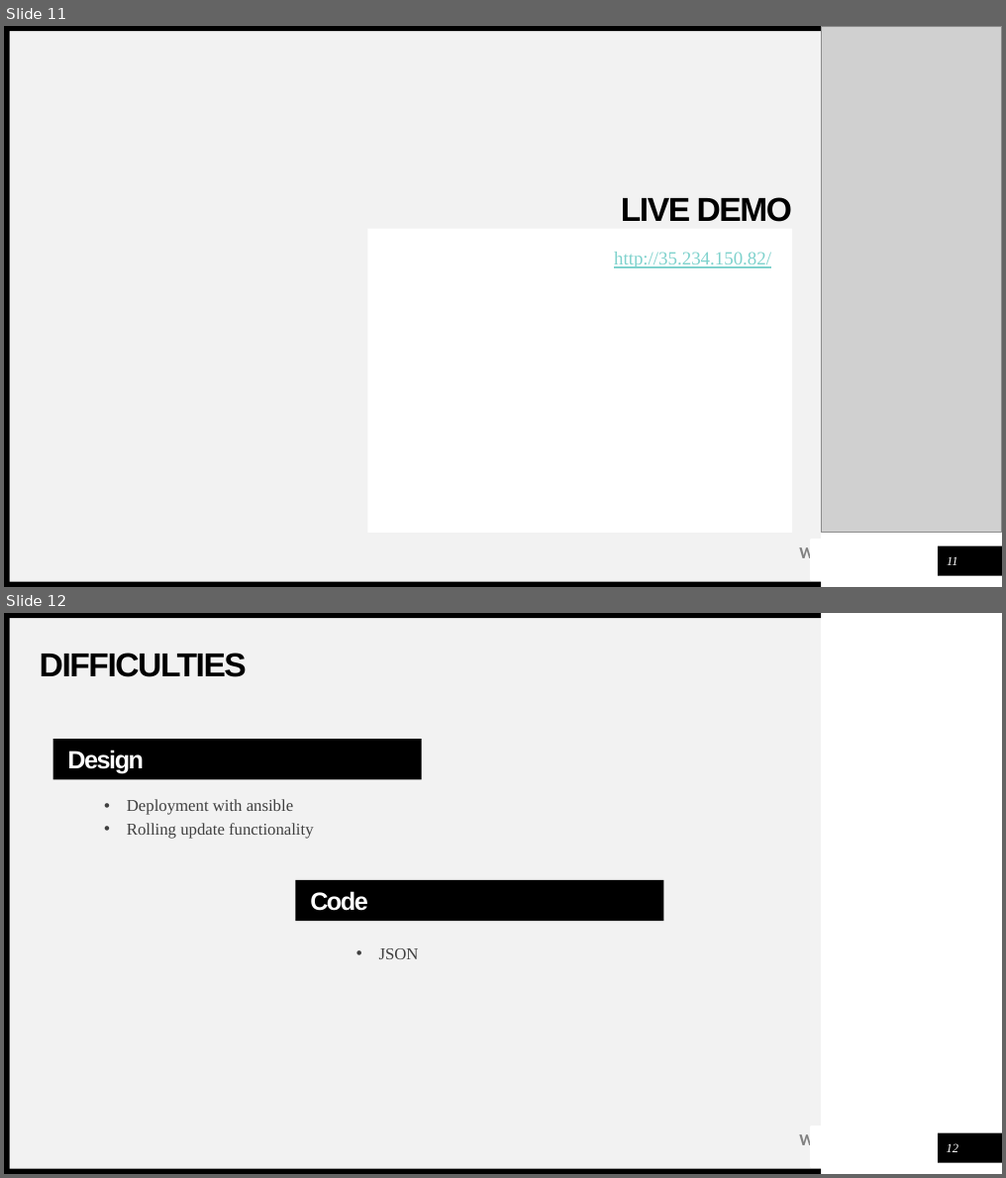
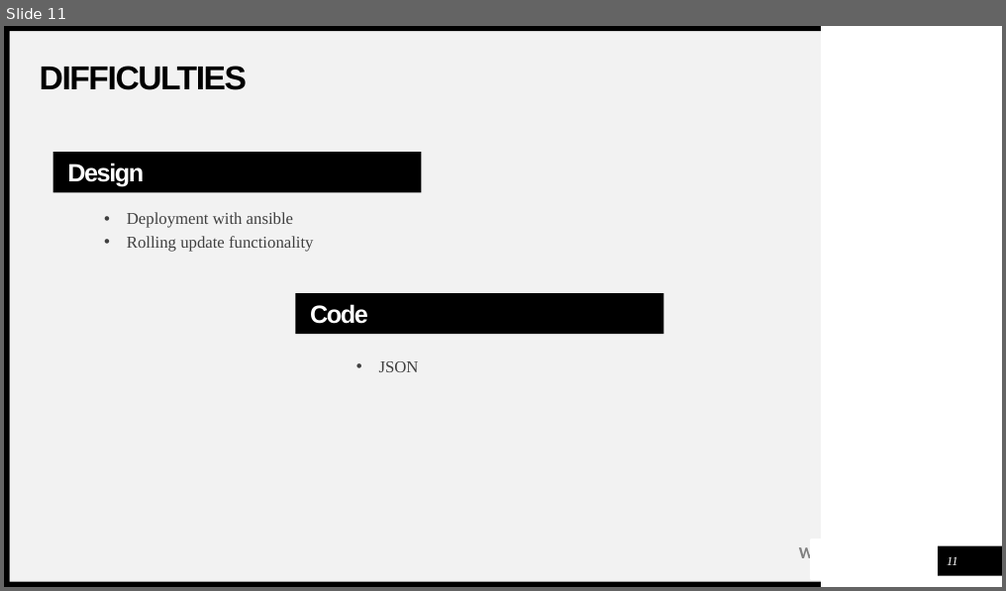
Before and after one commit to Marbul83/PiersProject, a slide deck: Media/DnDPresent.pptx. Shown one above the other, each under a label of ours: slides 11 and 12 before the commit, slide 11 after it. The pictures are 1006x1178 and 1006x591 pixels, drawn with LibreOffice and Linux fonts; fonts in the diff are those of the drawing; grey boxes stand for pictures. Boxes give left, top, right and bottom in pixels: in the first picture for what was removed or moved away, otherwise in the second. Text is boxed around its words. In the diff, an @@ line names an element or a change of style, - is before the commit and + after.

```diff
--- a/Media/DnDPresent.pptx
+++ b/Media/DnDPresent.pptx
@@ slide 11 removed at (x1=4, y1=26, x2=1002, y2=587), background #FFFFFF; not listed: 6 template elements that a slide beside it also shows @@
@@ picture removed at (x1=821, y1=26, x2=1002, y2=533) @@
@@ text removed at (x1=621, y1=197, x2=792, y2=222) @@
-LIVE DEMO
@@ rectangle removed at (x1=368, y1=229, x2=792, y2=533) @@
-http://35.234.150.82/
@@ rectangle removed at (x1=812, y1=541, x2=936, y2=580) @@
@@ page number removed at (x1=946, y1=557, x2=958, y2=566) @@
-11
@@ what was slide 12 is now slide 11 @@
@@ page number at (x1=946, y1=557, x2=958, y2=566): text changed @@
-12
+11
```
Also in this commit, not shown: 2 slides changed, 1 slide added, 1 other file.
